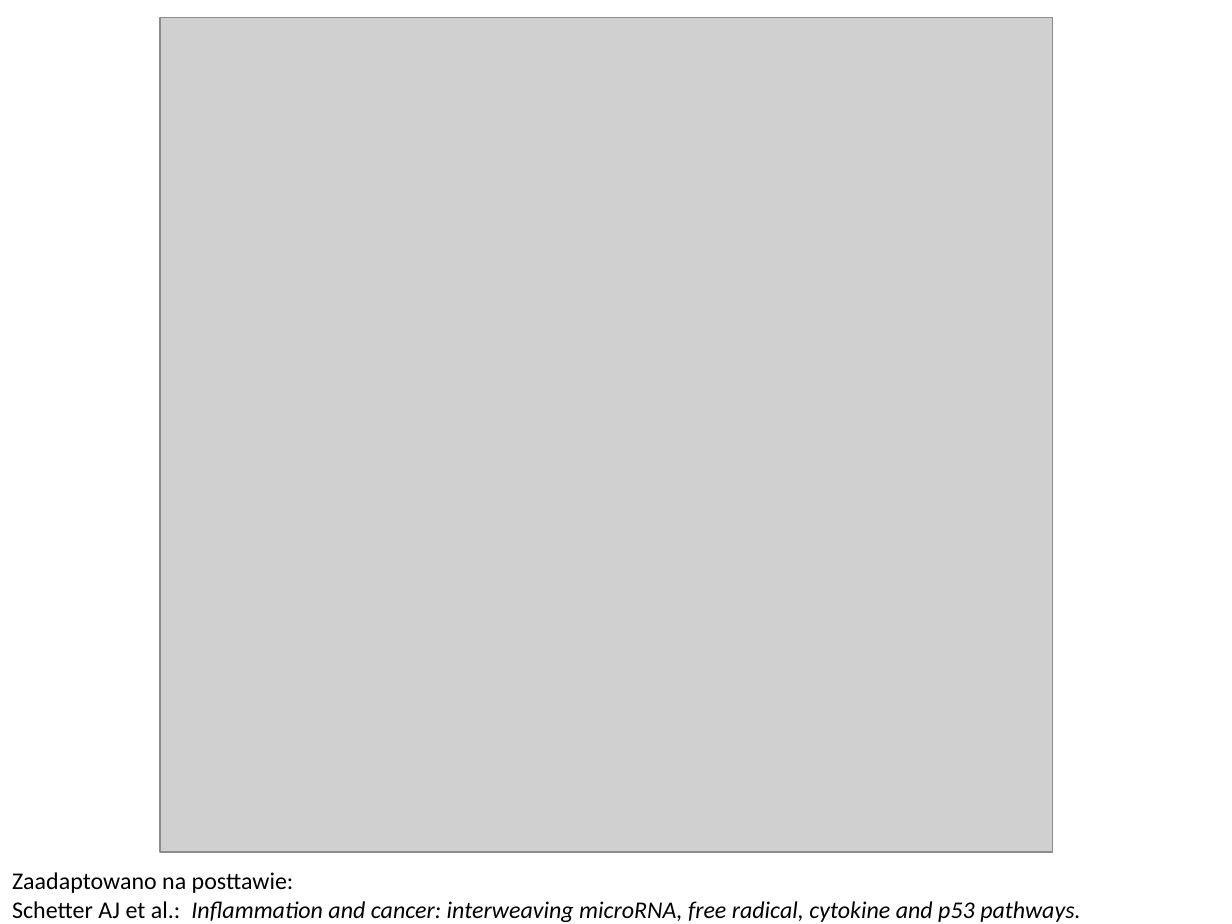
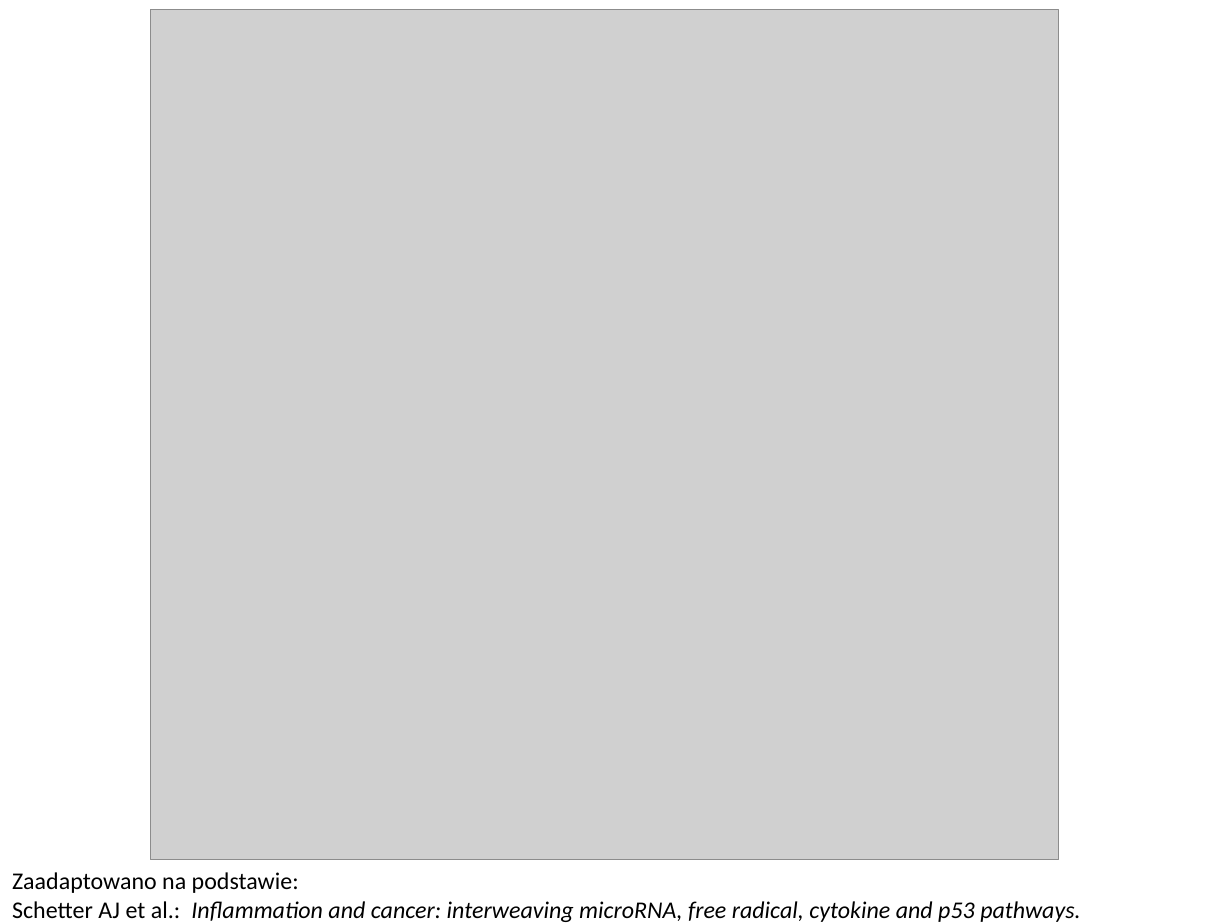
Before and after one commit to empro314/PBB, a slide deck: slide 2 of 1.4 pbb.pptx. Drawn at 1232x924 pixels with LibreOffice and Linux fonts; fonts in the diff are those of the drawing; grey boxes stand for pictures. Boxes give left, top, right and bottom in pixels: in the first picture for what was removed or moved away, otherwise in the second. Text is boxed around its words. In the diff, an @@ line names an element or a change of style, - is before the commit and + after.

```diff
--- a/1.4 pbb.pptx
+++ b/1.4 pbb.pptx
@@ picture: place and size @@
-picture at [160,17,1052,851]
+picture at [150,10,1058,860]
@@ text at [12,872,1080,922]: text changed @@
-Zaadaptowano na posttawie:
-Schetter AJ et al.: Inflammation and cancer: interweaving microRNA, free radical, cytokine and p53 pathways.
+Zaadaptowano na podstawie:
+Schetter AJ et al.: Inflammation and cancer: interweaving microRNA, free radical, cytokine and p53 pathways.
```
Also in this commit, not shown: 1 other slide changed.
